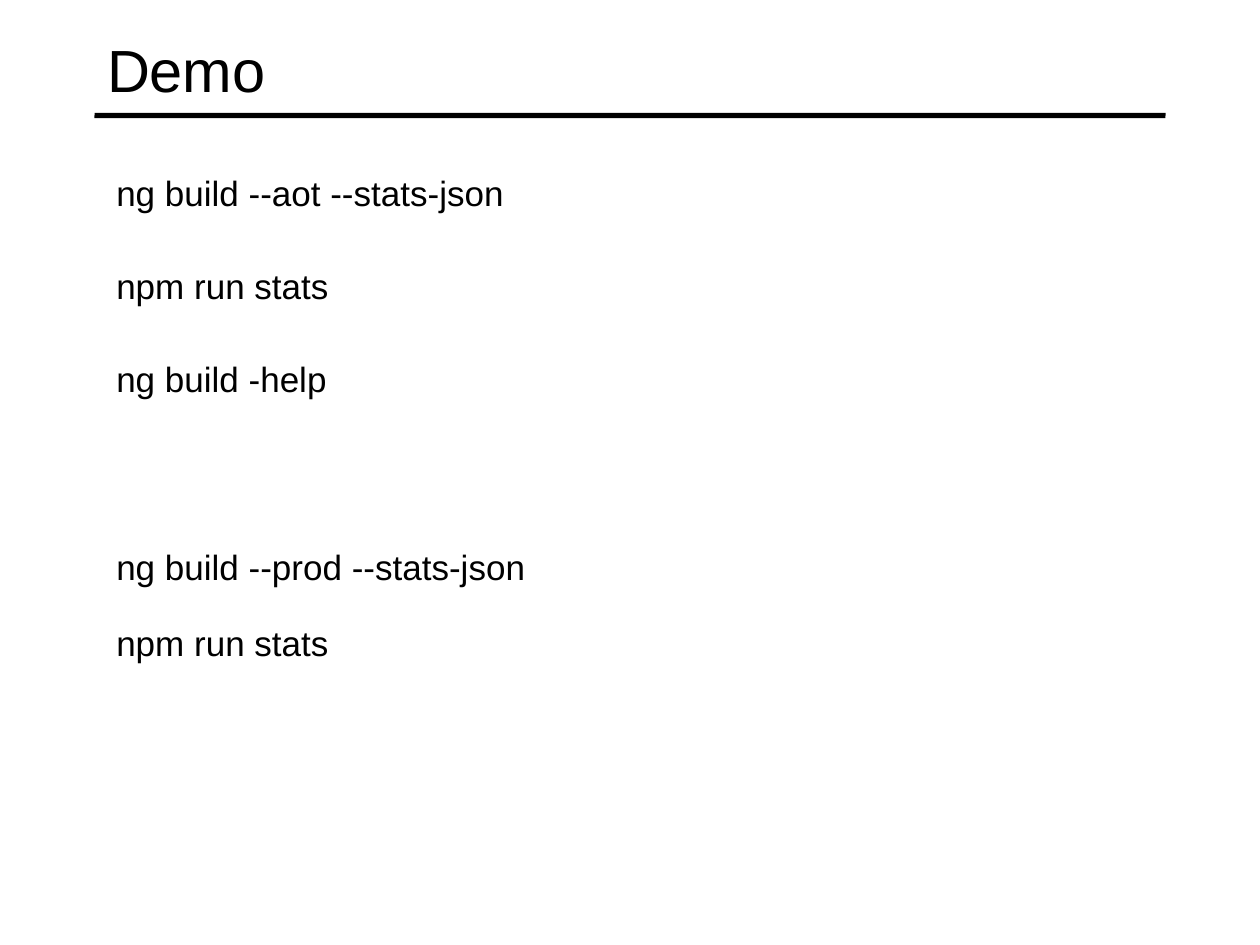
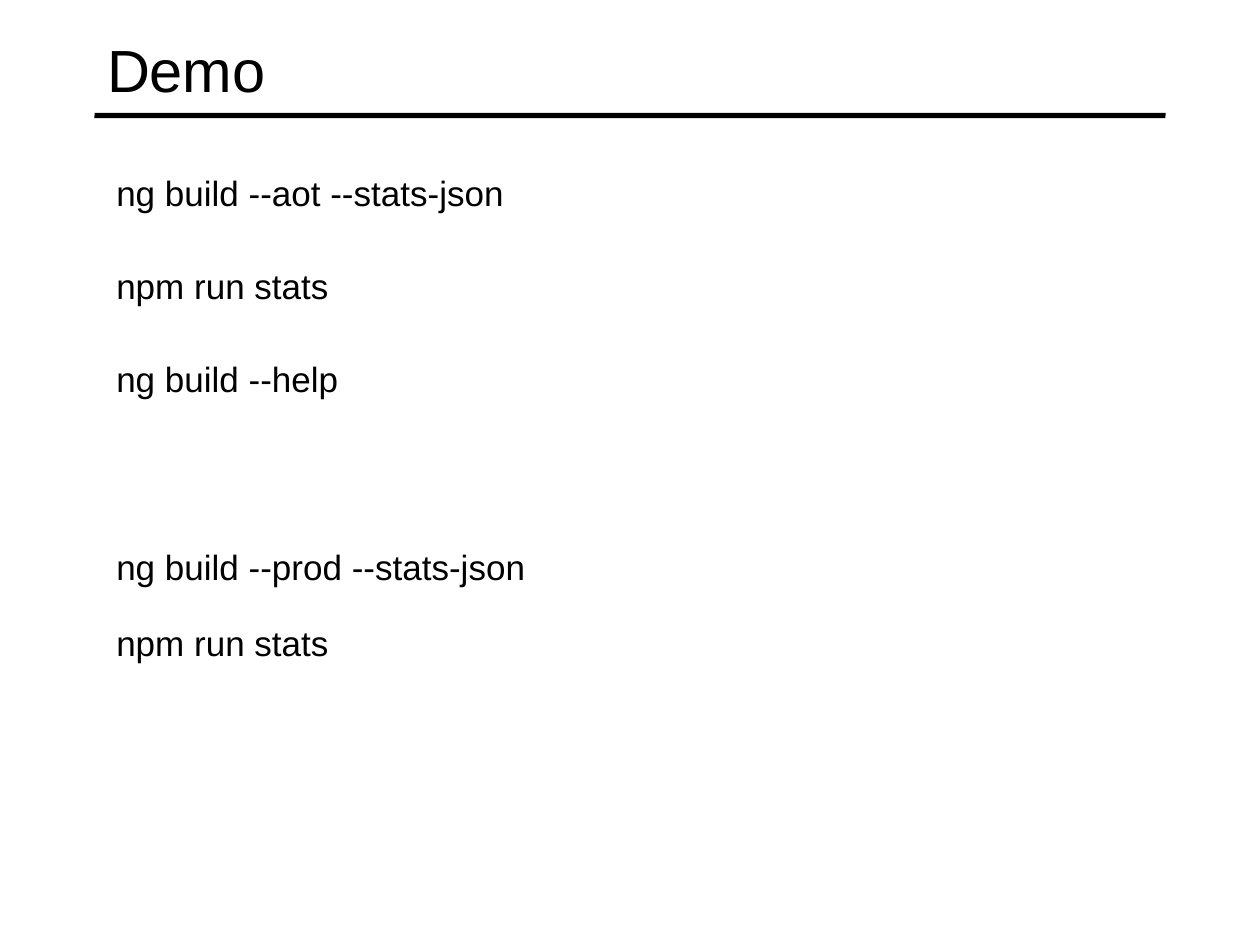
Before and after one commit to specter01wj/Jago_Link_Training, a slide deck: slide 12 of Angular/Angular7/Angular CLI/6.Building and Serving/L6_Building and Serving.ppt. Drawn at 1260x945 pixels with LibreOffice and Linux fonts; fonts in the diff are those of the drawing. Boxes give left, top, right and bottom in pixels: in the first picture for what was removed or moved away, otherwise in the second. Text is boxed around its words. In the diff, an @@ line names an element or a change of style, - is before the commit and + after.

```diff
--- a/Angular/Angular7/Angular CLI/6.Building and Serving/L6_Building and Serving.ppt
+++ b/Angular/Angular7/Angular CLI/6.Building and Serving/L6_Building and Serving.ppt
@@ text at <box>116,366,339,399</box>: text changed @@
-  ng build -help
+  ng build --help
```
Also in this commit, not shown: 37 other files.
